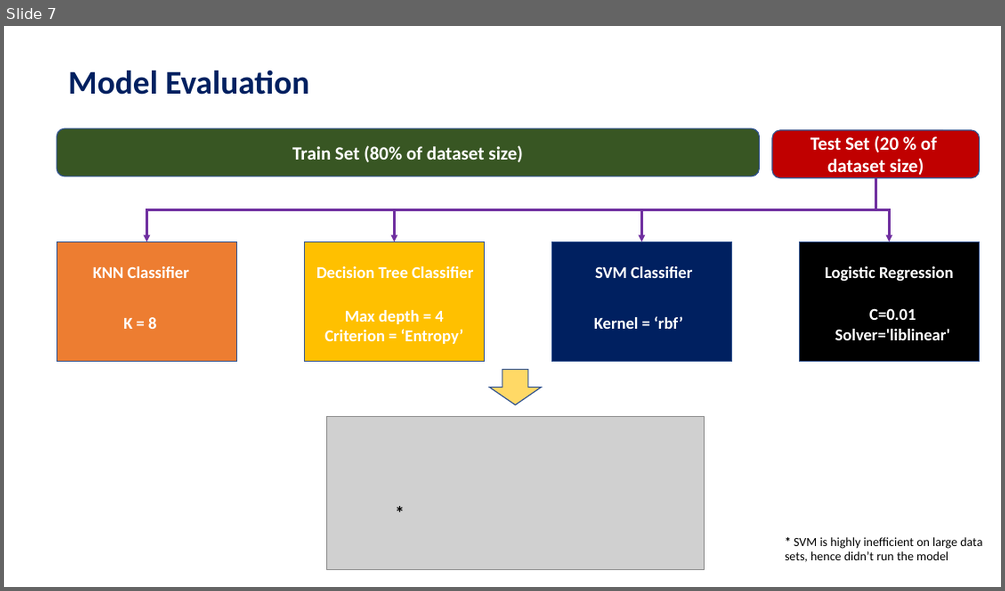
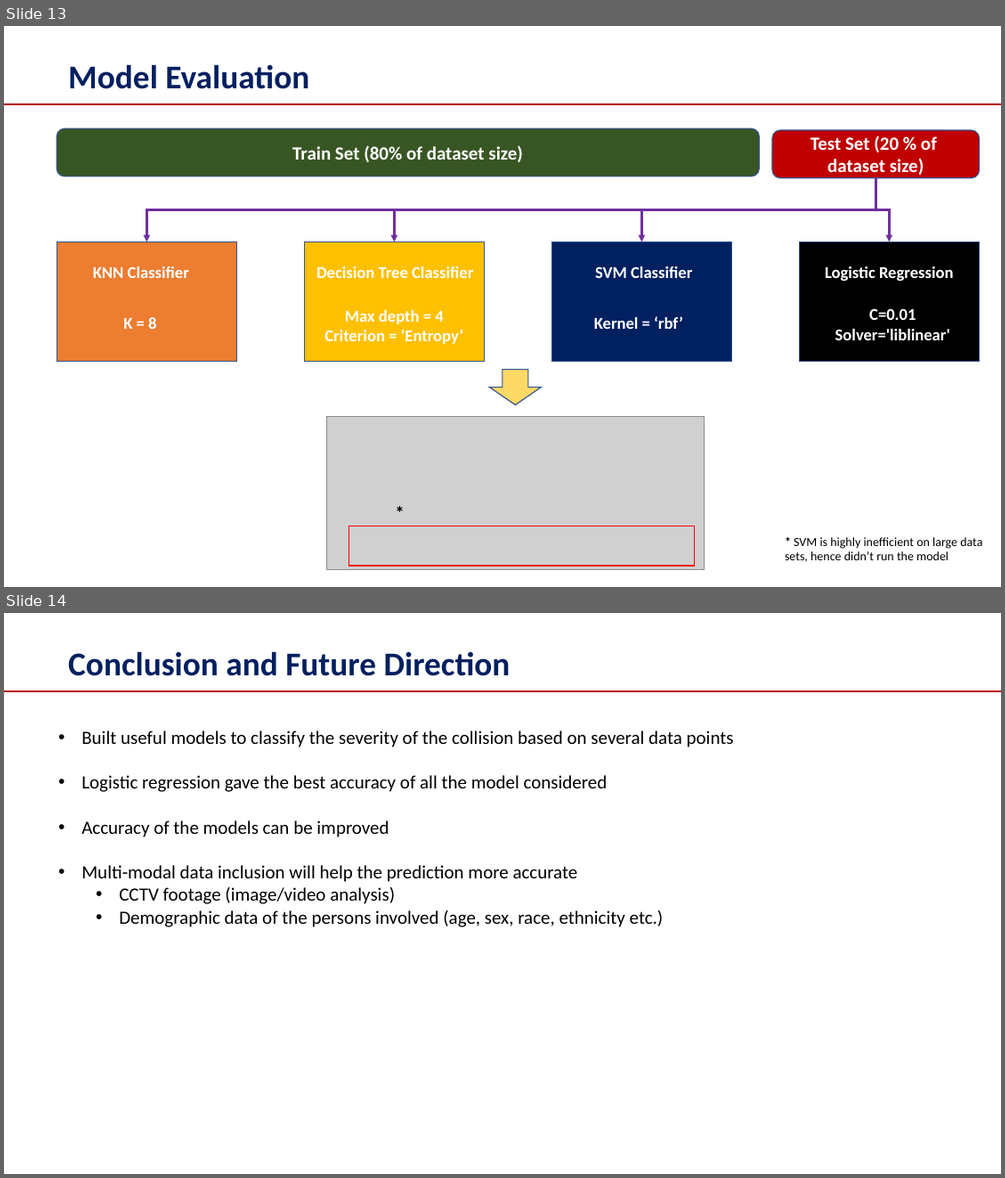
Before and after one commit to durga1234567/Coursera_Capstone, a slide deck: Project Report.pptx. Shown one above the other, each under a label of ours: slide 7 before the commit, slides 13 and 14 after it. The pictures are 1005x591 and 1005x1178 pixels, drawn with LibreOffice and Linux fonts; fonts in the diff are those of the drawing; grey boxes stand for pictures. Boxes give left, top, right and bottom in pixels: in the first picture for what was removed or moved away, otherwise in the second. Text is boxed around its words. In the diff, an @@ line names an element or a change of style, - is before the commit and + after.

```diff
--- a/Project Report.pptx
+++ b/Project Report.pptx
@@ slide 14 added at (4, 613, 1001, 1174), background #FFFFFF; not listed: 1 template element that a slide beside it also shows @@
@@ text added at (68, 651, 510, 676), 32 pt, text #002060, bold @@
+Conclusion and Future Direction
@@ text added at (81, 730, 734, 927), 18 pt, text #000000 @@
+• Built useful models to classify the severity of the collision based on several data points
+• Logistic regression gave the best accuracy of all the model considered
+• Accuracy of the models can be improved
+• Multi-modal data inclusion will help the prediction more accurate
+  • CCTV footage (image/video analysis)
+  • Demographic data of the persons involved (age, sex, race, ethnicity etc.)
@@ what was slide 7 is now slide 13 @@
@@ slide 13 changed as well @@
@@ text "Model Evaluation": place and size @@
-text "Model Evaluation" at (68, 70, 309, 95)
+text "Model Evaluation" at (68, 64, 309, 89)
@@ line added from (4, 104) to (1001, 104), #B90007 1.5 pt @@
@@ rectangle added at (348, 525, 694, 565), outline #FF0000 1 pt @@
```
Also in this commit, not shown: 5 other slides changed, 8 other slides added, 1 slide removed, 2 other files.
